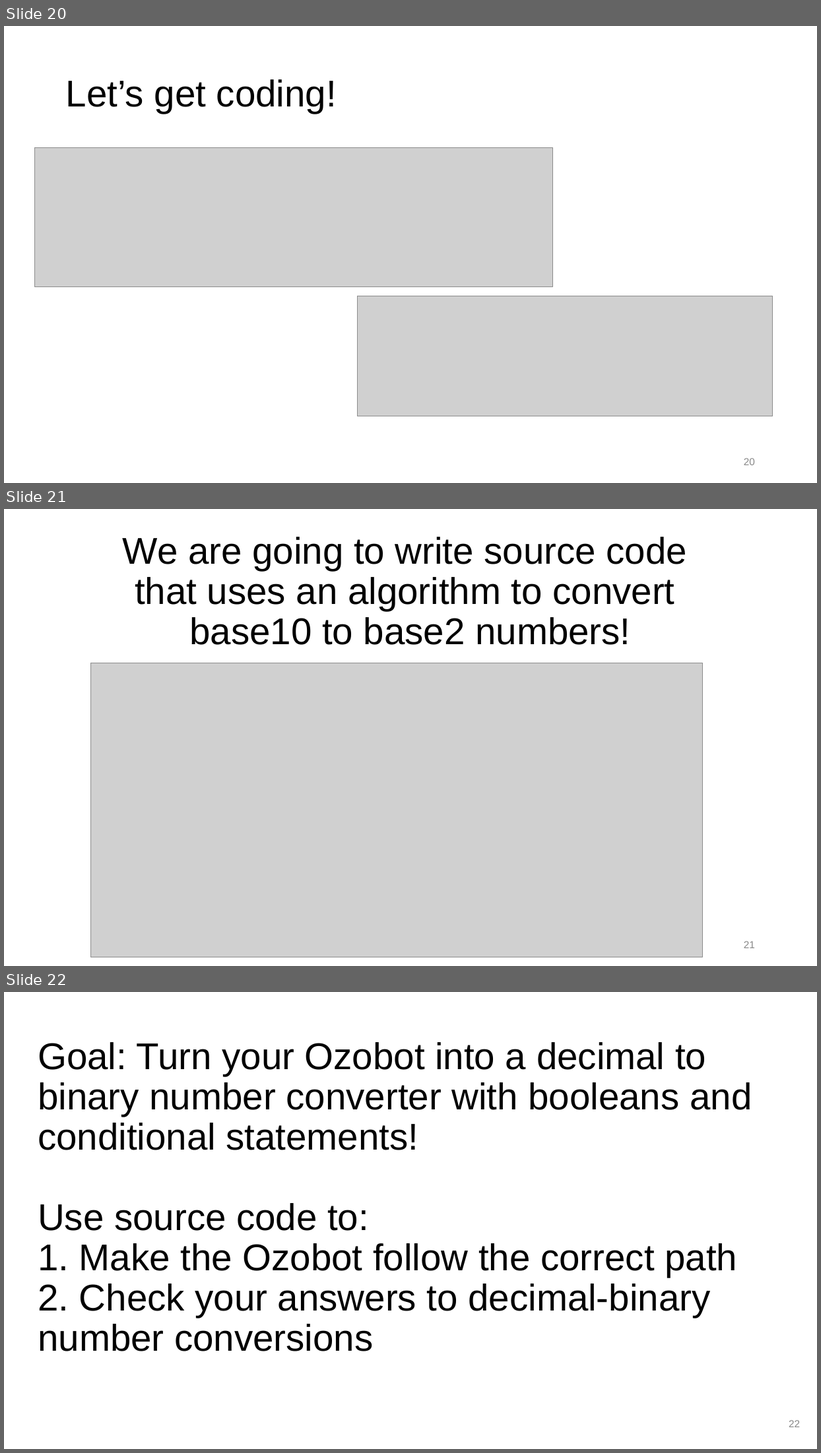
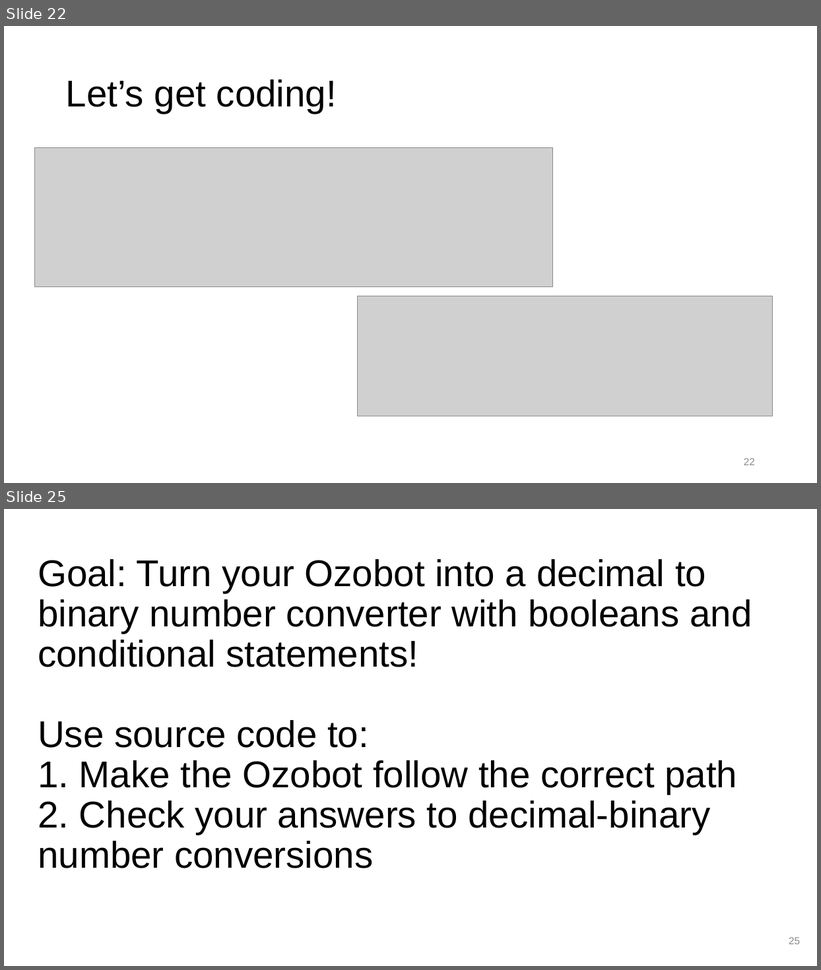
Before and after one commit to GWC-DCMB/ozobotLessons, a slide deck: binary_numbers/2018-08-23_decimalBinaryConversion.pptx. Shown one above the other, each under a label of ours: slides 20, 21 and 22 before the commit, slides 22 and 25 after it; the slides between them are not shown. The pictures are 821x1453 and 821x970 pixels, drawn with LibreOffice and Linux fonts; fonts in the diff are those of the drawing; grey boxes stand for pictures. Boxes give left, top, right and bottom in pixels: in the first picture for what was removed or moved away, otherwise in the second. Text is boxed around its words. In the diff, an @@ line names an element or a change of style, - is before the commit and + after.

```diff
--- a/binary_numbers/2018-08-23_decimalBinaryConversion.pptx
+++ b/binary_numbers/2018-08-23_decimalBinaryConversion.pptx
@@ slide 21 removed at [4, 509, 817, 966], background #FFFFFF @@
@@ title removed at [123, 537, 687, 645] @@
-We are going to write source code
-that uses an algorithm to convert
-base10 to base2 numbers!
@@ picture removed at [91, 663, 703, 957] @@
@@ page number removed at [744, 941, 755, 949] @@
-21
@@ what was slide 20 is now slide 22 @@
@@ page number at [744, 458, 755, 466]: text changed @@
-20
+22
@@ what was slide 22 is now slide 25 @@
@@ page number at [789, 937, 800, 945]: text changed @@
-22
+25
```
Also in this commit, not shown: 4 slides added.
